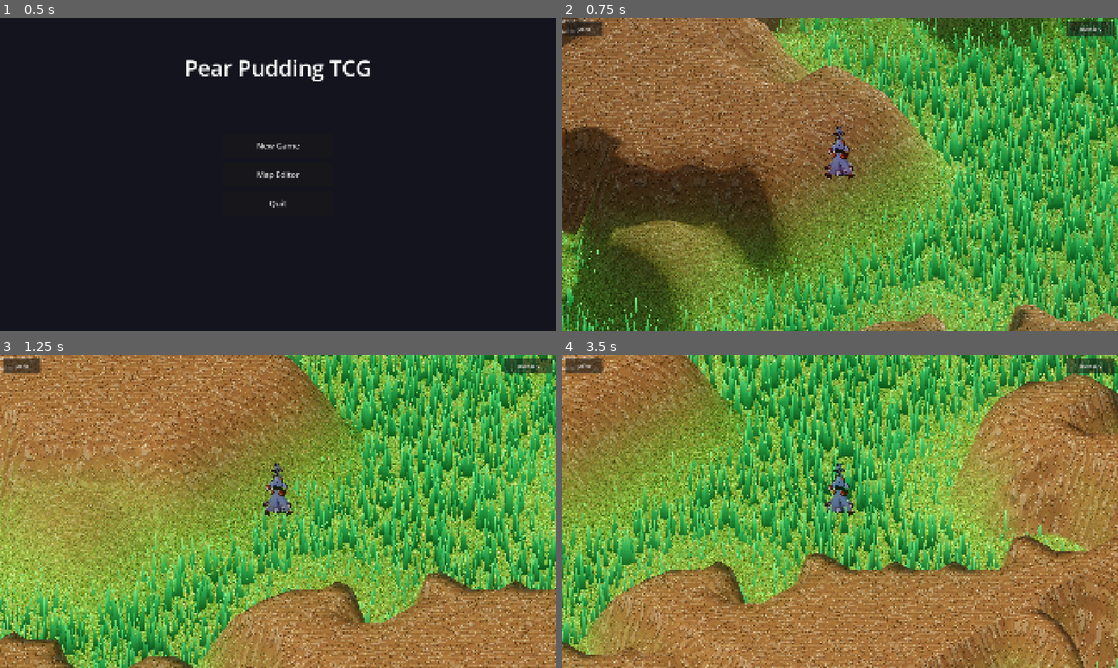
Above: before the commit, frames 1-4 (two rows, left to right).
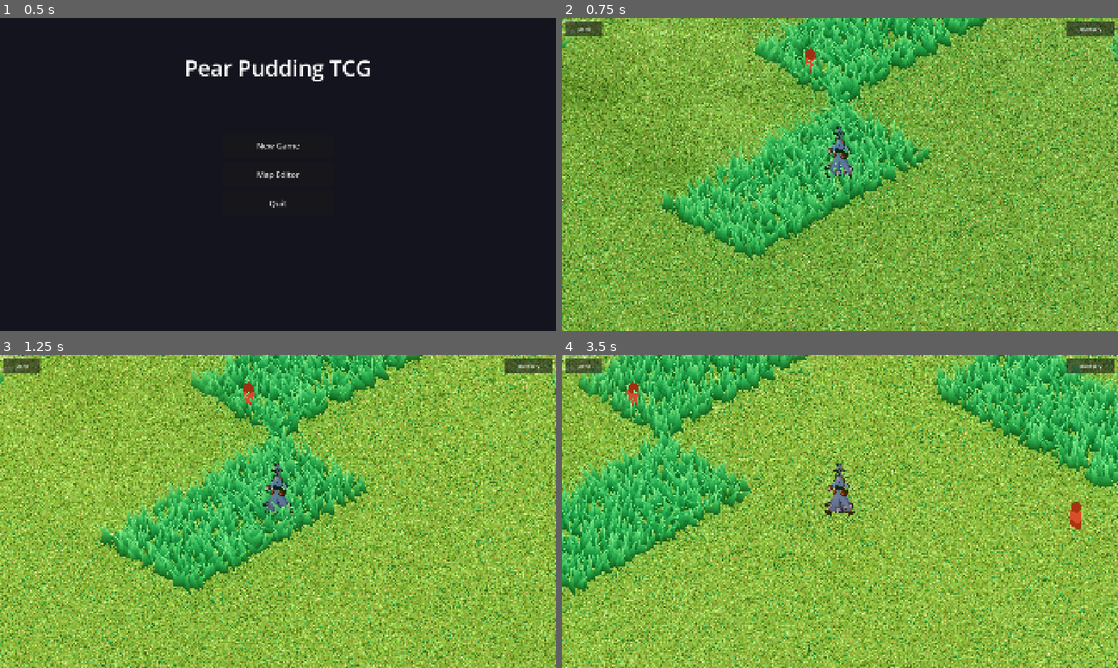
Above: after the commit, the same moments.

Repository: ChrisPauly97/pear-pudding-godot
Game: Godot game, scene res://scenes/ui/MenuScene.tscn
Same seed, same stepped clock (60 frames per second), same inputs: the game is played once before the commit and once after it.
Inputs (mouse positions are in pixels of both pictures, inside the frame that each line leads up to):
- Up to frame 1 (0.5 s): no input
- Up to frame 2 (0.75 s): click "New Game" at 0.5 s
- Up to frame 3 (1.25 s): no input
- Up to frame 4 (3.5 s): tap Enter at 1.25 s; move the mouse to (962, 495) at 1.27 s; hold D (move_right) 1.28-2 s; hold E (interact) 1.28-2 s; click (962, 495) at 1.42 s; tap Space (jump) at 1.52 s; drag from (728, 527) to (812, 574) at 2.02 s; move the mouse to (895, 442) at 2.77 s; hold D (move_right) from 2.78 s (still down); tap 2 at 2.85 s

Frame 1 is identical in both runs. In frame 2, 91% of the frame differs, in the area x 0-100%, y 0-100%; in frame 3, 91%; in frame 4, 92%.

Commit message:
Scale down world: sparse hills, shorter denser grass with tall patches
- Hills: raise noise threshold 0.56→0.76 (much sparser placement), reduce
  HILL_FACE_H 1.2→0.55 (less tall per level), shrink smoothstep radius
  5.0→3.5 in ChunkRenderer and 6.0→4.0 in WorldScene for a tighter footprint
- Grass: reduce BLADE_HEIGHT 1.6→0.40 and increase BLADES_PER_TILE 20→45
  for short dense ground cover; add deterministic patch classifier so ~18%
  of 6-unit cells grow tall grass (sc 2.2–3.8×) while the rest stay as tiny
  short blades (sc 0.28–0.75×)

https://claude.ai/code/session_016nUnXBjcRuWsaWANqTFwnd

Diff:
--- a/autoloads/IsoConst.gd
+++ b/autoloads/IsoConst.gd
@@ -12,7 +12,7 @@
 const ISO_HALF_W: int = 32
 const ISO_HALF_H: int = 16
 const WALL_FACE_H: float = 1.0    # world-unit height per wall level
-const HILL_FACE_H: float = 1.2    # world-unit height per hill level
+const HILL_FACE_H: float = 0.55   # world-unit height per hill level
 const WALL_FACE_TEX_H: int = 36
 
 # Tile type constants
--- a/game_logic/world/InfiniteWorldGen.gd
+++ b/game_logic/world/InfiniteWorldGen.gd
@@ -4,8 +4,8 @@
 const TILE_SIZE: float = 2.0
 
 # Noise thresholds: value is noise mapped to [0, 1]
-const WALL_THRESHOLD: float = 0.60
-const HILL_THRESHOLD: float = 0.56
+const WALL_THRESHOLD: float = 0.88
+const HILL_THRESHOLD: float = 0.76
 
 # Per-chunk noise frequency
 const NOISE_FREQ: float = 0.08
--- a/scenes/world/ChunkRenderer.gd
+++ b/scenes/world/ChunkRenderer.gd
@@ -8,13 +8,13 @@
 const _ChestScene = preload("res://scenes/world/entities/Chest.tscn")
 
 const TERRAIN_VDENSITY: int = 2
-const PLATEAU_H:        float = 1.5   # fallback hill height for tiles with no stored height
-const CURVE_R:          float = 5.0   # hill smoothstep radius (world units)
+const PLATEAU_H:        float = 0.65  # fallback hill height for tiles with no stored height
+const CURVE_R:          float = 3.5   # hill smoothstep radius (world units)
 const WALL_CURVE_R:     float = 3.0   # wall smoothstep radius (tight, sharp ruin faces)
 
 # Tile neighbourhood radius used when building the tile_grid snapshot.
 # Must match what WorldScene._snapshot_tile_grid_for() uses.
-const TILE_CHECK: int = 4  # ceil(CURVE_R / TILE_SIZE) + 1 = ceil(5/2)+1 = 4
+const TILE_CHECK: int = 3  # ceil(CURVE_R / TILE_SIZE) + 1 = ceil(3.5/2)+1 = 3
 
 var _chunk_data: RefCounted   # ChunkData
 var _chunk_key:  Vector2i
--- a/scenes/world/GrassBlades.gd
+++ b/scenes/world/GrassBlades.gd
@@ -30,10 +30,23 @@
 var _trample_dirty_z1: int = 0
 const TRAMPLE_UPDATE_INTERVAL: float = 0.2  # ~5 Hz — was 15 Hz, barely visible difference
 
-const BLADES_PER_TILE := 20
-const BLADE_WIDTH      := 0.26
-const BLADE_HEIGHT     := 1.6
+const BLADES_PER_TILE := 45
+const BLADE_WIDTH      := 0.20
+const BLADE_HEIGHT     := 0.40
 const SEGMENTS         := 4  # quads along the blade height
+
+# Tall grass patches: tiles grouped into cells of TALL_PATCH_CELL world units;
+# a hash of the cell position determines if it grows tall grass (~18% of cells).
+const TALL_PATCH_CELL:    float = 6.0   # world units per patch cell (≈3 tiles)
+const TALL_PATCH_DENSITY: float = 0.18  # fraction of cells that become tall patches
+
+# Integer hash mapped to [0,1) — used for deterministic patch classification.
+static func _hash_pos(px: float, pz: float) -> float:
+	var ix: int = int(px)
+	var iz: int = int(pz)
+	var h: int = (ix * 374761393) ^ (iz * 668265263)
+	h = (h ^ (h >> 13)) * 1274126177
+	return float(abs(h) % 100000) / 100000.0
 
 const CHUNK_SIZE := 16  # tiles per chunk side — one MultiMesh per chunk
 
@@ -134,11 +147,19 @@
 	var i: int = 0
 
 	for centre in centres:
+		# Snap tile centre to patch grid — all tiles in the same cell share a patch type
+		var patch_x: float = snapped(centre.x, TALL_PATCH_CELL)
+		var patch_z: float = snapped(centre.y, TALL_PATCH_CELL)
+		var is_tall: bool = _hash_pos(patch_x, patch_z) < TALL_PATCH_DENSITY
 		for _b in range(BLADES_PER_TILE):
 			var px: float = centre.x + rng.randf_range(-half, half)
 			var pz: float = centre.y + rng.randf_range(-half, half)
 			var rot: float = rng.randf_range(0.0, PI)
-			var sc: float  = rng.randf_range(0.45, 1.75)
+			var sc: float
+			if is_tall:
+				sc = rng.randf_range(2.2, 3.8)  # tall patch blades: ~0.88–1.52 world units
+			else:
+				sc = rng.randf_range(0.28, 0.75)  # short ground grass: ~0.11–0.30 world units
 			var cr: float  = cos(rot) * sc
 			var sr: float  = sin(rot) * sc
 			var off: int   = i * 12
--- a/scenes/world/WorldScene.gd
+++ b/scenes/world/WorldScene.gd
@@ -95,8 +95,8 @@
 const DIALOGUE_DURATION: float = 4.0
 
 # Terrain height constants — named-map path uses a wider ramp than chunks
-const HILL_PEAK_H:    float = 1.5
-const HILL_RAMP_R:    float = 6.0
+const HILL_PEAK_H:    float = 0.65
+const HILL_RAMP_R:    float = 4.0
 const TERRAIN_VDENSITY: int = 2
 
 func _setup_environment() -> void:
